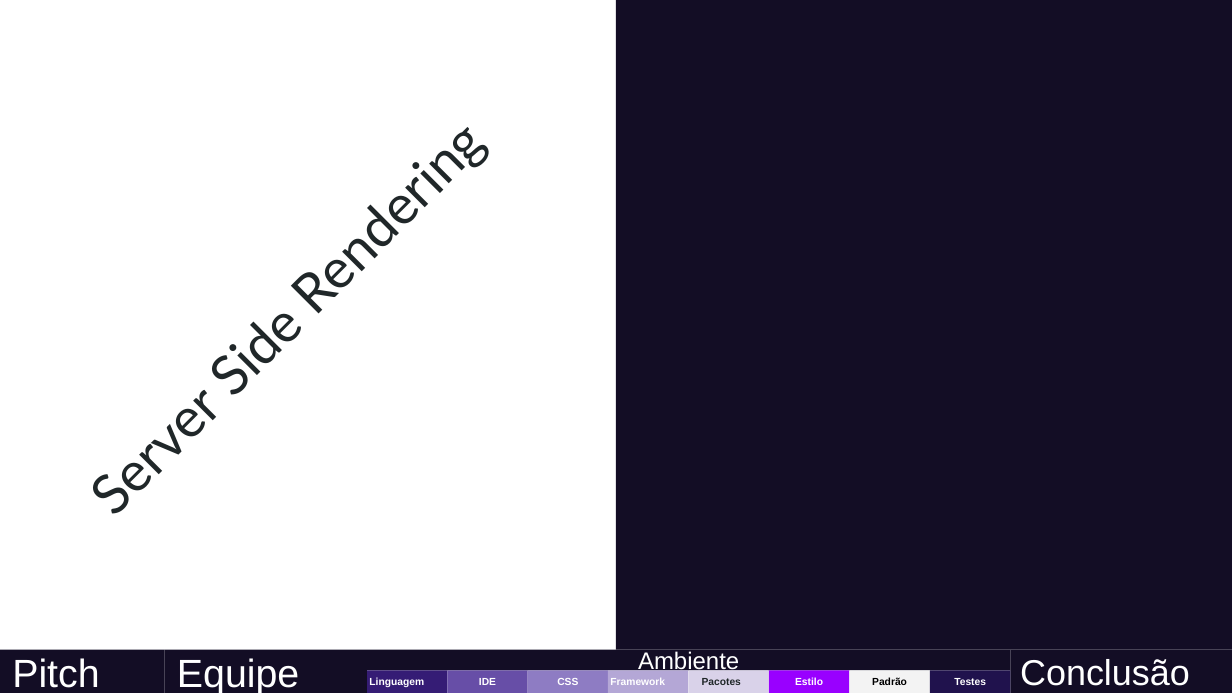
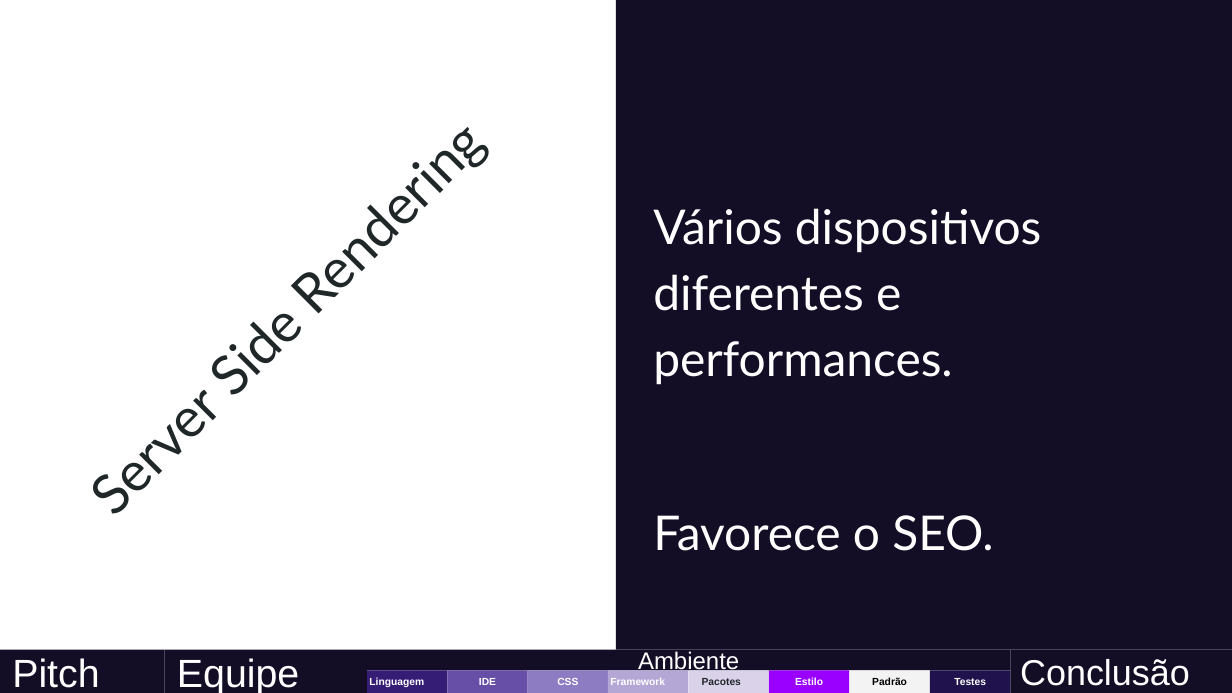
Before and after one commit to luanneves07/PUC-FRONT-END, a slide deck: slide 10 of apresentacao.pptx. Drawn at 1232x693 pixels with LibreOffice and Linux fonts; fonts in the diff are those of the drawing; background and template pictures are left out. Boxes give left, top, right and bottom in pixels: in the first picture for what was removed or moved away, otherwise in the second. Text is boxed around its words. In the diff, an @@ line names an element or a change of style, - is before the commit and + after.

```diff
--- a/apresentacao.pptx
+++ b/apresentacao.pptx
@@ text added at (653, 208, 1042, 551), 28 pt, text #FFFFFF @@
+Vários dispositivos diferentes e performances.
+Favorece o SEO.
```
Also in this commit, not shown: 3 other slides changed, 7 slides added, 7 slides removed, 2 other files.
